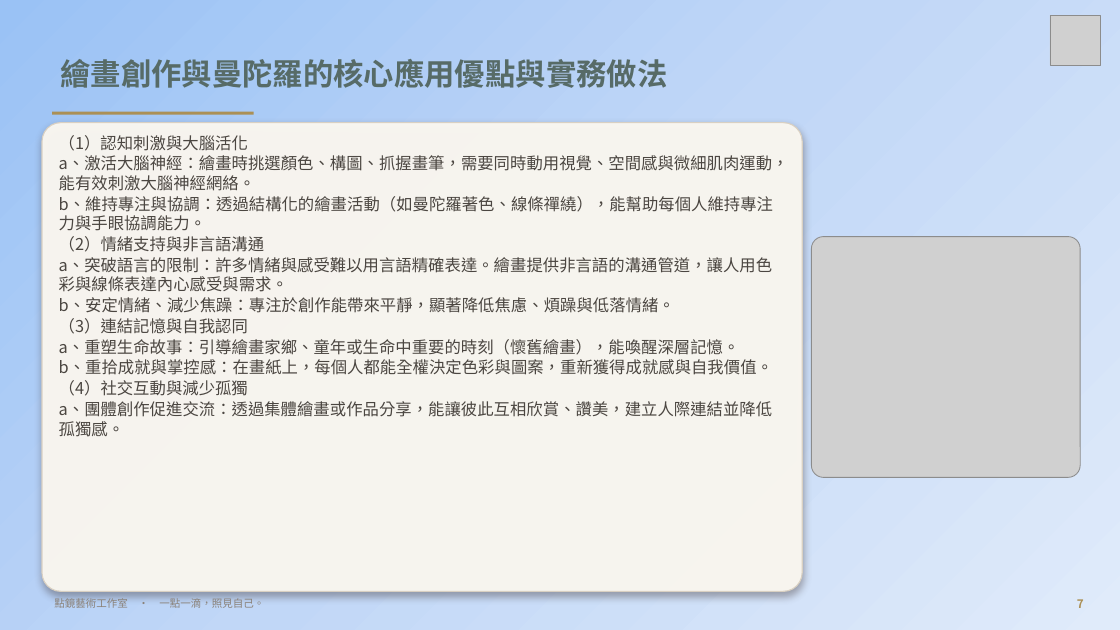
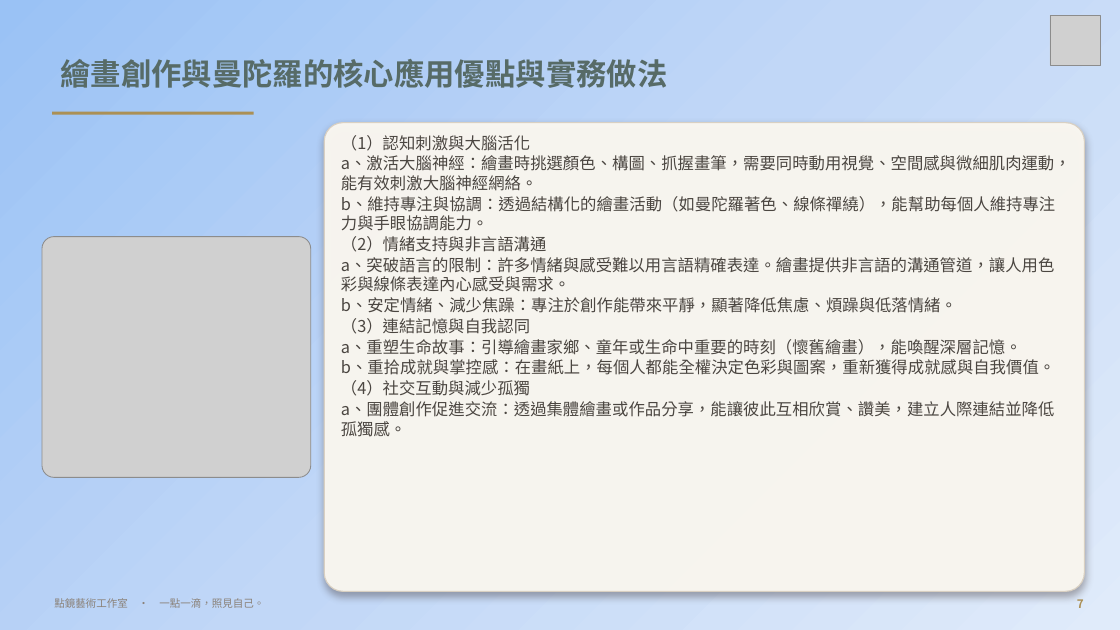
Before and after one commit to serina168/mandala-beginner, a slide deck: slide 7 of 繽紛五感體驗曼陀羅書籤畫_課程大綱.pptx. Drawn at 1120x630 pixels with LibreOffice and Linux fonts; fonts in the diff are those of the drawing; grey boxes stand for pictures; background and template pictures are left out. Boxes give left, top, right and bottom in pixels: in the first picture for what was removed or moved away, otherwise in the second. Text is boxed around its words. In the diff, an @@ line names an element or a change of style, - is before the commit and + after.

```diff
--- a/繽紛五感體驗曼陀羅書籤畫_課程大綱.pptx
+++ b/繽紛五感體驗曼陀羅書籤畫_課程大綱.pptx
@@ rounded rectangle: place and size @@
-rounded rectangle at box(42, 123, 802, 592)
+rounded rectangle at box(324, 123, 1085, 592)
@@ text "（1）認知刺激與大腦活化": place and size @@
-text "（1）認知刺激與大腦活化" at box(59, 135, 789, 437)
+text "（1）認知刺激與大腦活化" at box(341, 135, 1071, 437)
@@ picture: place and size @@
-picture at box(812, 237, 1081, 478)
+picture at box(42, 237, 311, 478)
```
Also in this commit, not shown: 16 other slides changed, 1 other file.
